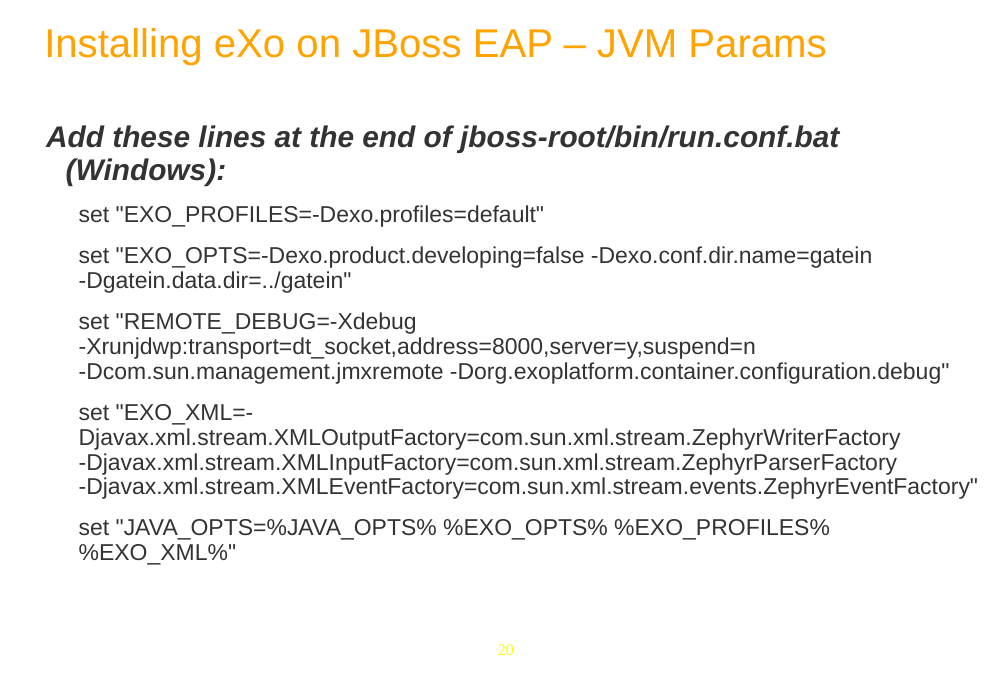
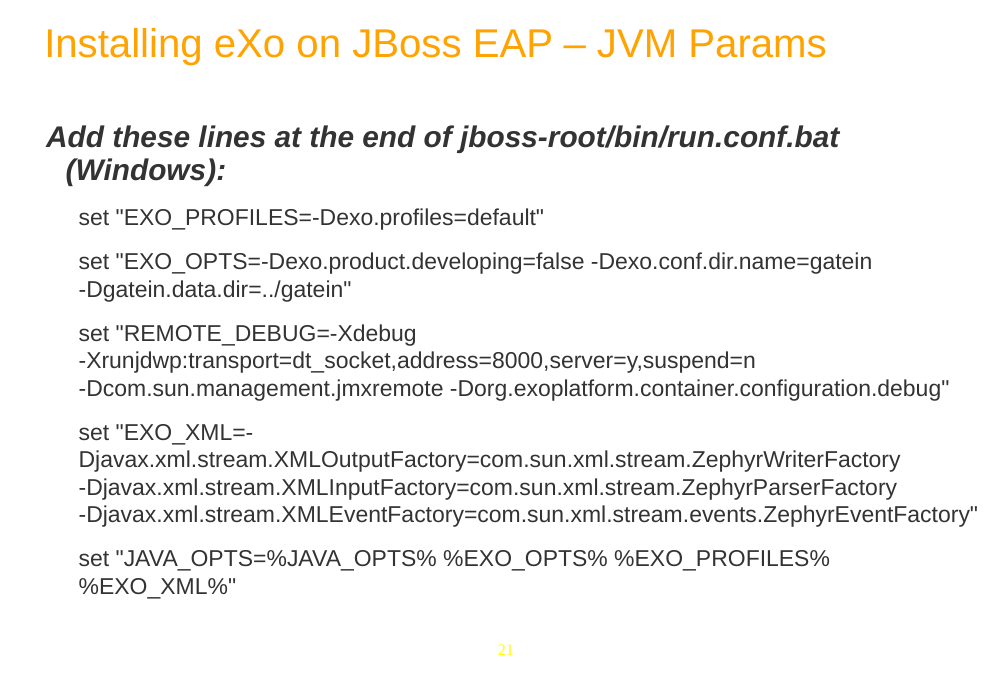
Before and after one commit to anhvurz90/training, a slide deck: slide 21 of exo-sysAdmin/910-Intro-XSys-en.pptx (slide 20 before the commit). Drawn at 1008x683 pixels with LibreOffice and Linux fonts; fonts in the diff are those of the drawing; background and template pictures are left out. Boxes give left, top, right and bottom in pixels: in the first picture for what was removed or moved away, otherwise in the second. Text is boxed around its words. In the diff, an @@ line names an element or a change of style, - is before the commit and + after.

```diff
--- a/exo-sysAdmin/910-Intro-XSys-en.pptx
+++ b/exo-sysAdmin/910-Intro-XSys-en.pptx
@@ text at [79, 208, 978, 571]: line spacing 0.9 to 1 @@
@@ page number at [498, 644, 514, 655]: text changed @@
-20
+21
```
Also in this commit, not shown: 2 other slides changed, 1 slide added, 4 other files.
